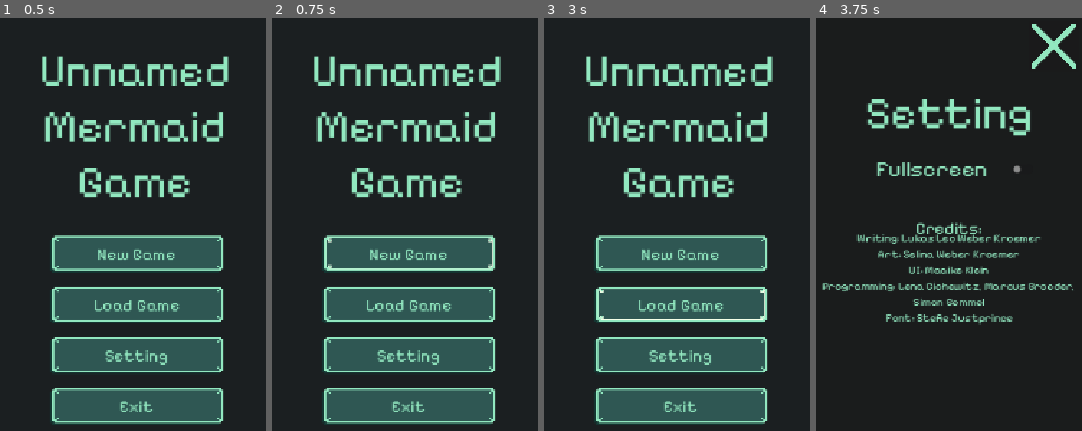
Above: before the commit, frames 1-4 (left to right).
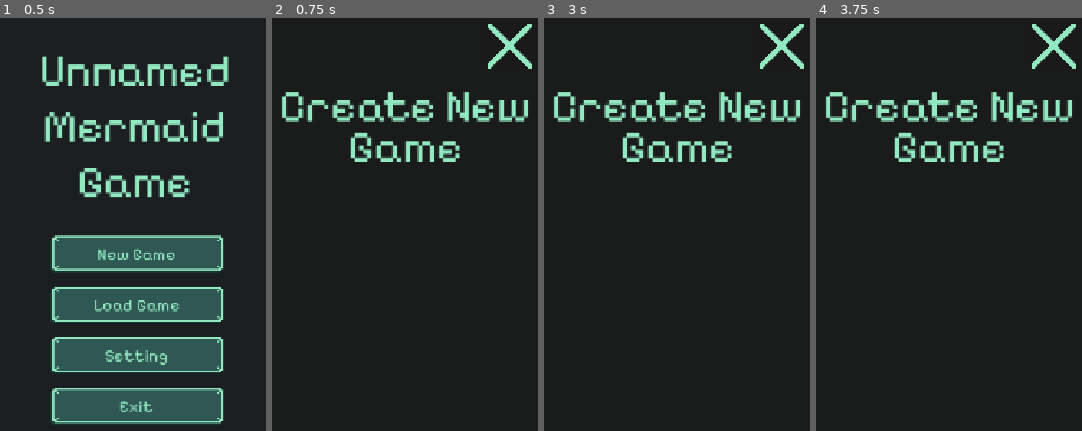
Above: after the commit, the same moments.

Repository: LenaCichewitz/GameJam
Game: Godot game, scene res://scenes/main_scene.tscn
Two runs of this game, one before a commit and one after it. Both use one fixed random seed, a clock stepped at 60 frames per second and the inputs below.
Inputs (mouse positions are in pixels of both pictures, inside the frame that each line leads up to):
- Up to frame 1 (0.5 s): no input
- Up to frame 2 (0.75 s): click "New Game" at 0.5 s
- Up to frame 3 (3 s): click (679, 253) at 1.25 s, where only the run before the commit has a clickable "New Game"; click (679, 253) at 2 s, where only the run before the commit has a clickable "New Game"; click (679, 307) at 2.75 s, where only the run before the commit has a clickable "Load Game"
- Up to frame 4 (3.75 s): click (951, 356) at 3.5 s, where only the run before the commit has a clickable "Setting"

Frame 1 is identical in both runs. In frame 2, 33% of the frame differs, in the area x 3-98%, y 1-99%; in frame 3, 33%; in frame 4, 10%.

Commit message:
Add Screen for New Game

Diff:
--- a/main_menu.gd
+++ b/main_menu.gd
@@ -3,12 +3,14 @@
 @onready var main_buttons: VBoxContainer = $MainButtons
 @onready var titel: Label = $Titel
 @onready var options: Panel = $Options
+@onready var new_game: Panel = $NewGame
 
 # Called when the node enters the scene tree for the first time.
 func _ready() -> void:
 	main_buttons.visible = true
 	titel.visible = true
 	options.visible = false
+	new_game.visible = false
 
 
 # Called every frame. 'delta' is the elapsed time since the previous frame.
@@ -16,7 +18,9 @@
 	pass
 
 func _on_new_game_button_pressed() -> void:
-	pass # Replace with function body.
+	main_buttons.visible = false
+	titel.visible = false
+	new_game.visible = true
 
 func _on_start_pressed() -> void:
 	pass # Replace with function body.
--- a/main_menu.tscn
+++ b/main_menu.tscn
@@ -140,6 +140,7 @@
 autowrap_mode = 2
 
 [node name="Options" type="Panel" parent="." unique_id=1933918887]
+visible = false
 layout_mode = 1
 anchors_preset = 9
 anchor_bottom = 1.0
@@ -159,7 +160,7 @@
 horizontal_alignment = 1
 vertical_alignment = 2
 
-[node name="Exit Button" type="Button" parent="Options" unique_id=836047809]
+[node name="Exit Option" type="Button" parent="Options" unique_id=836047809]
 layout_mode = 1
 anchors_preset = 1
 anchor_left = 1.0
@@ -221,9 +222,48 @@
 Font: Stefie Justprince"
 horizontal_alignment = 1
 
+[node name="NewGame" type="Panel" parent="." unique_id=1838265562]
+layout_mode = 1
+anchors_preset = 9
+anchor_bottom = 1.0
+offset_right = 392.0
+grow_vertical = 2
+
+[node name="Label" type="Label" parent="NewGame" unique_id=1608696685]
+custom_minimum_size = Vector2(300, 20)
+custom_maximum_size = Vector2(375, 258)
+layout_mode = 1
+anchors_preset = 10
+anchor_right = 1.0
+offset_bottom = 230.0
+grow_horizontal = 2
+theme_override_colors/font_color = Color(0.57254905, 0.9098039, 0.7529412, 1)
+theme_override_constants/line_spacing = -18
+theme_override_fonts/font = ExtResource("2_7vrkn")
+theme_override_font_sizes/font_size = 64
+text = "Create New Game"
+horizontal_alignment = 1
+vertical_alignment = 2
+autowrap_mode = 3
+
+[node name="Exit New Game" type="Button" parent="NewGame" unique_id=324933462]
+layout_mode = 1
+anchors_preset = 1
+anchor_left = 1.0
+anchor_right = 1.0
+offset_left = -81.0
+offset_top = 10.0
+offset_right = -9.0
+offset_bottom = 82.0
+grow_horizontal = 0
+accessibility_name = "Close Options"
+icon = ExtResource("7_qe12f")
+vertical_icon_alignment = 2
+
 [connection signal="pressed" from="MainButtons/NewGame" to="." method="_on_new_game_button_pressed"]
 [connection signal="pressed" from="MainButtons/Load Button" to="." method="_on_start_pressed"]
 [connection signal="pressed" from="MainButtons/Setting" to="." method="_on_setting_pressed"]
 [connection signal="pressed" from="MainButtons/Exit" to="." method="_on_exit_pressed"]
-[connection signal="pressed" from="Options/Exit Button" to="." method="_on_exit_button_pressed"]
+[connection signal="pressed" from="Options/Exit Option" to="." method="_on_exit_button_pressed"]
 [connection signal="toggled" from="Options/FullscreenControll" to="Options/FullscreenControll" method="_on_toggled"]
+[connection signal="pressed" from="NewGame/Exit New Game" to="." method="_on_exit_button_pressed"]
